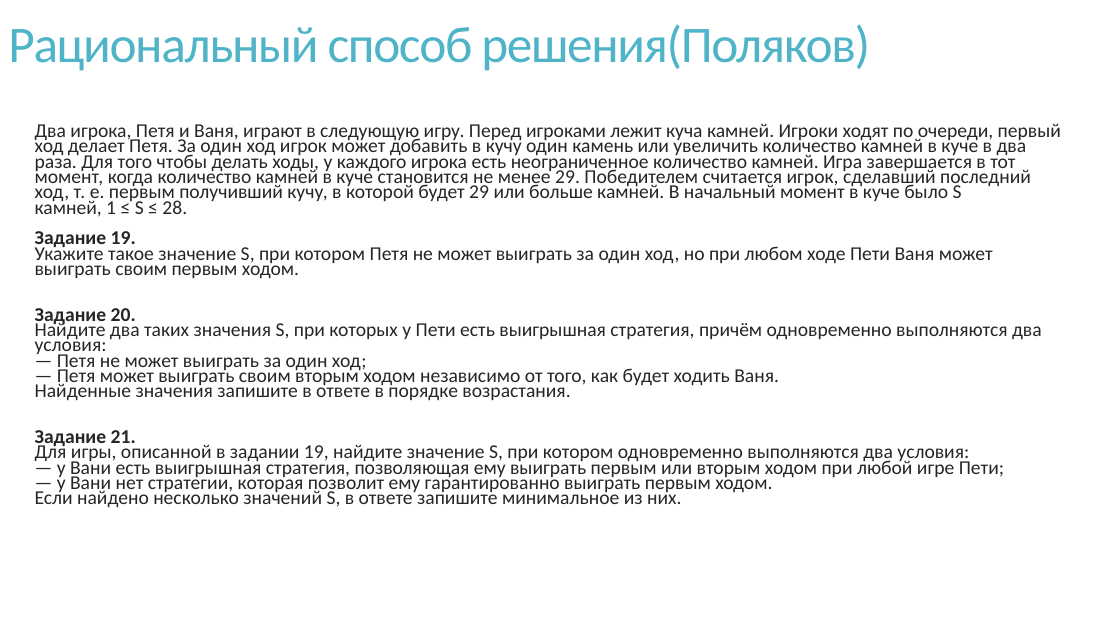
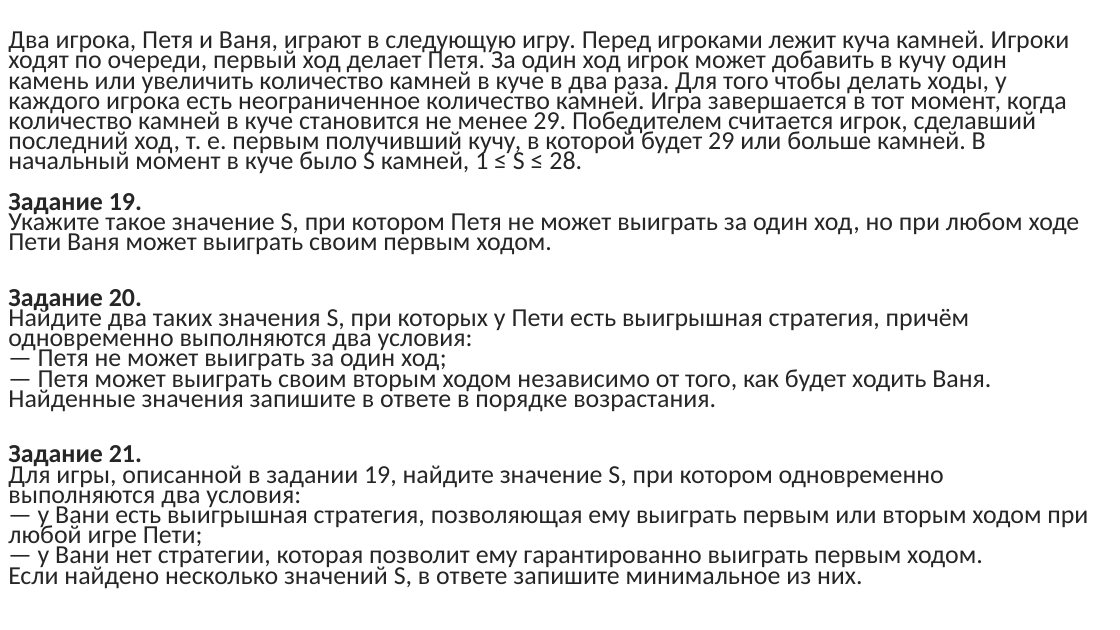
Before and after one commit to VladPetrov3/School_Project_EGE, a slide deck: slide 7 of Организация проекта/Теория игр.pptx (slide 8 before the commit). Drawn at 1120x630 pixels with LibreOffice and Linux fonts; fonts in the diff are those of the drawing. Boxes give left, top, right and bottom in pixels: in the first picture for what was removed or moved away, otherwise in the second. Text is boxed around its words. In the diff, an @@ line names an element or a change of style, - is before the commit and + after.

```diff
--- a/Организация проекта/Теория игр.pptx
+++ b/Организация проекта/Теория игр.pptx
@@ text "Два игрока, Петя и Ваня, ...": place and size @@
-text "Два игрока, Петя и Ваня, ..." at [35,123,1061,508]
+text "Два игрока, Петя и Ваня, ..." at [8,30,1088,589]
@@ text "Два игрока, Петя и Ваня, ..." at [8,30,1088,589]: size 16.8 to 22.2 pt @@
@@ title removed at [8,24,870,71] @@
-Рациональный способ решения(Поляков)
```
Also in this commit, not shown: 6 other slides changed, 4 slides added, 5 slides removed, 3 other files.
